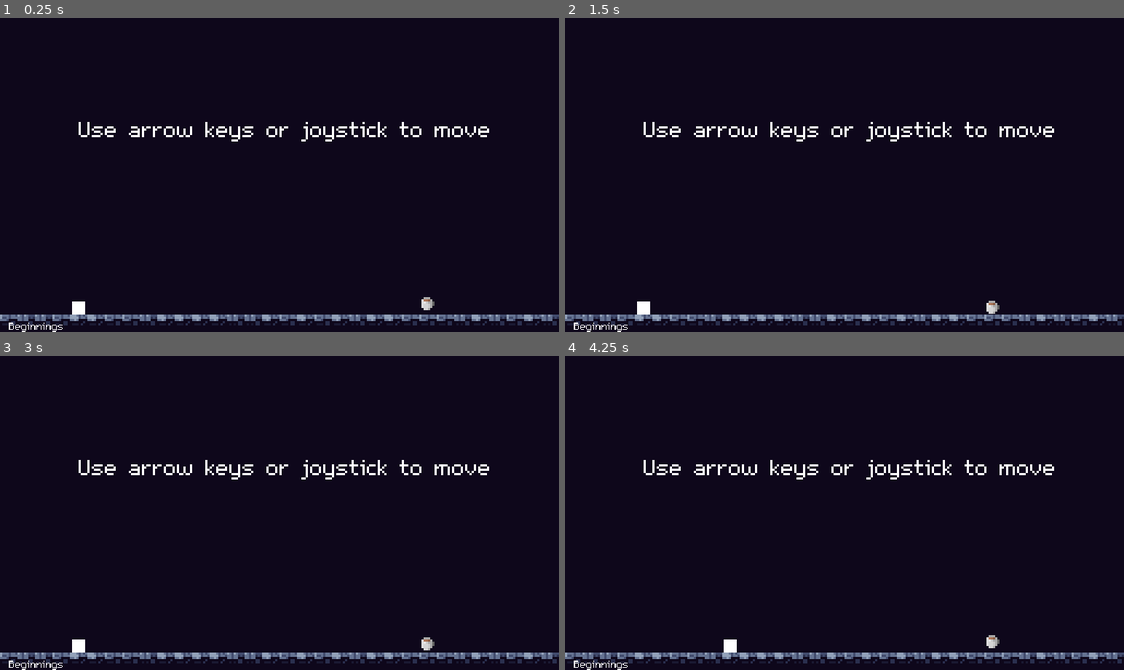
Above: before the commit, frames 1-4 (two rows, left to right).
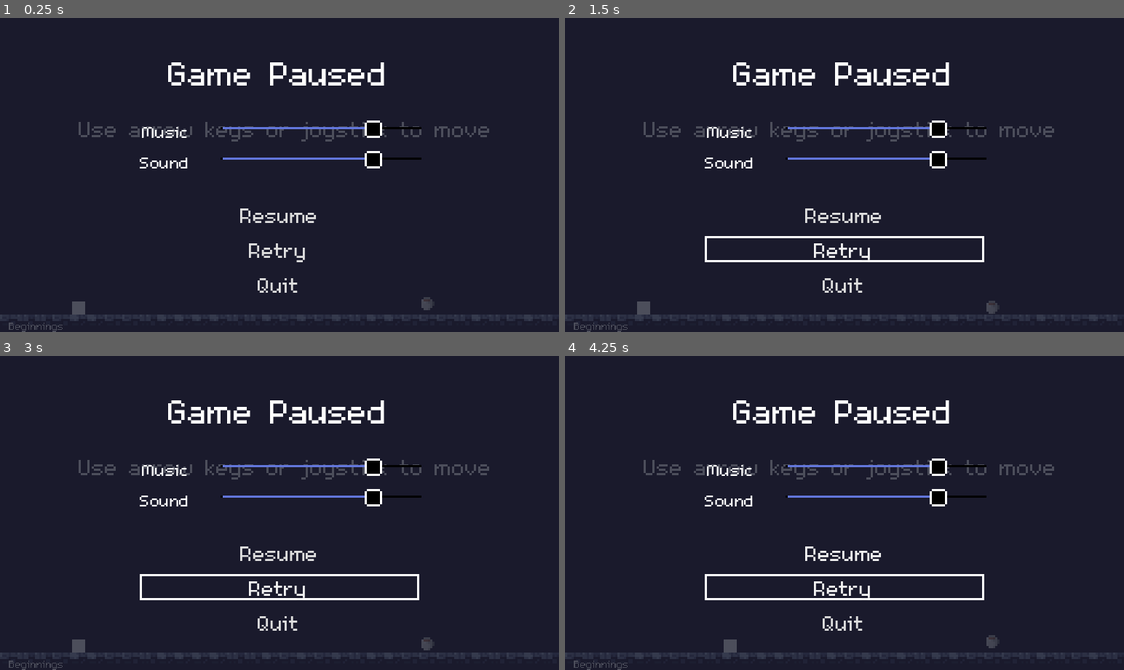
Above: after the commit, the same moments.

Repository: ReusableChopsticks/Platformer2024
Game: Godot game, scene res://scenes/levels/manager/level_manager.tscn
Same seed, same stepped clock (60 frames per second), same inputs: the game is played once before the commit and once after it.
Inputs (mouse positions are in pixels of both pictures, inside the frame that each line leads up to):
- Up to frame 1 (0.25 s): no input
- Up to frame 2 (1.5 s): click (844, 212) at 0.5 s, where only the run after the commit has a clickable "Resume"; click (844, 250) at 1.25 s, where only the run after the commit has a clickable "Retry"
- Up to frame 3 (3 s): click (279, 588) at 2 s, where only the run after the commit has a clickable "Retry"; click (279, 588) at 2.75 s, where only the run after the commit has a clickable "Retry"
- Up to frame 4 (4.25 s): tap Enter at 3.5 s; hold Right (right) from 3.53 s (still down); tap Z (dash) at 3.6 s; tap Up (jump) at 3.77 s

The runs differ from the first frame. In frame 1, 5.4% of the frame differs, in the area x 0-100%, y 14-100%; in frame 2, 6.1%; in frame 3, 6.1%; in frame 4, 6.1%.

Commit message:
pause menu UI and themes created

Diff:
--- /dev/null
+++ b/scenes/UI/PauseMenu.gd
@@ -0,0 +1,11 @@
+extends CanvasLayer
+
+# Called when the node enters the scene tree for the first time.
+func _ready():
+	pass # Replace with function body.
+
+
+# Called every frame. 'delta' is the elapsed time since the previous frame.
+func _process(delta):
+	if Input.is_action_just_pressed("ui_cancel"):
+		visible = !visible
--- a/scenes/audio/audio_manager.tscn
+++ b/scenes/audio/audio_manager.tscn
@@ -43,7 +43,6 @@
 
 [node name="Clair De Lune" type="AudioStreamPlayer" parent="Music"]
 stream = ExtResource("3_ew6me")
-autoplay = true
 bus = &"BGM"
 
 [node name="EnvironmentSFX" type="Node" parent="."]
--- a/scenes/levels/manager/level_manager.tscn
+++ b/scenes/levels/manager/level_manager.tscn
@@ -37,8 +37,171 @@
 [ext_resource type="PackedScene" uid="uid://f5o0jbqywaok" path="res://scenes/levels/world_2/ladder_clutch.tscn" id="32_jv6c1"]
 [ext_resource type="PackedScene" uid="uid://clk3mq6s1ta3f" path="res://scenes/levels/world_2/breakout.tscn" id="33_312m2"]
 [ext_resource type="PackedScene" uid="uid://dc2dod50w21ql" path="res://scenes/levels/world_2/rebound_mastery.tscn" id="33_jwq2b"]
+[ext_resource type="Script" path="res://scenes/UI/PauseMenu.gd" id="38_il0dv"]
+[ext_resource type="FontFile" uid="uid://j43alihwpgfl" path="res://themes/m5x7.ttf" id="39_qp6aw"]
+[ext_resource type="Texture2D" uid="uid://bclb8rtjlunx1" path="res://scenes/UI/8x8_button_frame.png" id="40_wpvlg"]
+
+[sub_resource type="StyleBoxEmpty" id="StyleBoxEmpty_tiaex"]
+
+[sub_resource type="StyleBoxFlat" id="StyleBoxFlat_ioy3h"]
+bg_color = Color(0, 0, 0, 0)
+border_width_left = 1
+border_width_top = 1
+border_width_right = 1
+border_width_bottom = 1
+border_color = Color(1, 1, 1, 1)
+
+[sub_resource type="StyleBoxEmpty" id="StyleBoxEmpty_d32yy"]
+
+[sub_resource type="StyleBoxEmpty" id="StyleBoxEmpty_pif44"]
+
+[sub_resource type="StyleBoxFlat" id="StyleBoxFlat_ipc6h"]
+bg_color = Color(0.384664, 0.464652, 0.859799, 1)
+
+[sub_resource type="StyleBoxFlat" id="StyleBoxFlat_g1s4u"]
+bg_color = Color(0.503408, 0.562315, 0.859799, 1)
+
+[sub_resource type="StyleBoxLine" id="StyleBoxLine_2qk6p"]
+
+[sub_resource type="Theme" id="Theme_2teyy"]
+Button/colors/font_color = Color(0.875, 0.875, 0.875, 1)
+Button/colors/font_disabled_color = Color(0.875, 0.875, 0.875, 0.5)
+Button/colors/font_focus_color = Color(0.95, 0.95, 0.95, 1)
+Button/colors/font_hover_color = Color(0.95, 0.95, 0.95, 1)
+Button/colors/font_hover_pressed_color = Color(1, 1, 1, 1)
+Button/colors/font_outline_color = Color(1, 1, 1, 1)
+Button/colors/font_pressed_color = Color(1, 1, 1, 1)
+Button/colors/icon_disabled_color = Color(1, 1, 1, 0.4)
+Button/colors/icon_focus_color = Color(1, 1, 1, 1)
+Button/colors/icon_hover_color = Color(1, 1, 1, 1)
+Button/colors/icon_hover_pressed_color = Color(1, 1, 1, 1)
+Button/colors/icon_normal_color = Color(1, 1, 1, 1)
+Button/colors/icon_pressed_color = Color(1, 1, 1, 1)
+Button/constants/h_separation = 4
+Button/constants/icon_max_width = 0
+Button/constants/outline_size = 0
+Button/font_sizes/font_size = 15
+Button/fonts/font = ExtResource("39_qp6aw")
+Button/styles/focus = SubResource("StyleBoxEmpty_tiaex")
+Button/styles/hover = SubResource("StyleBoxFlat_ioy3h")
+Button/styles/normal = SubResource("StyleBoxEmpty_d32yy")
+Button/styles/pressed = SubResource("StyleBoxEmpty_pif44")
+HSlider/icons/grabber = ExtResource("40_wpvlg")
+HSlider/icons/grabber_disabled = ExtResource("40_wpvlg")
+HSlider/icons/grabber_highlight = ExtResource("40_wpvlg")
+HSlider/styles/grabber_area = SubResource("StyleBoxFlat_ipc6h")
+HSlider/styles/grabber_area_highlight = SubResource("StyleBoxFlat_g1s4u")
+HSlider/styles/slider = SubResource("StyleBoxLine_2qk6p")
+Label/font_sizes/font_size = 24
+
+[sub_resource type="Theme" id="Theme_b8767"]
+Button/colors/font_color = Color(0.875, 0.875, 0.875, 1)
+Button/colors/font_disabled_color = Color(0.875, 0.875, 0.875, 0.5)
+Button/colors/font_focus_color = Color(0.95, 0.95, 0.95, 1)
+Button/colors/font_hover_color = Color(0.95, 0.95, 0.95, 1)
+Button/colors/font_hover_pressed_color = Color(1, 1, 1, 1)
+Button/colors/font_outline_color = Color(1, 1, 1, 1)
+Button/colors/font_pressed_color = Color(1, 1, 1, 1)
+Button/colors/icon_disabled_color = Color(1, 1, 1, 0.4)
+Button/colors/icon_focus_color = Color(1, 1, 1, 1)
+Button/colors/icon_hover_color = Color(1, 1, 1, 1)
+Button/colors/icon_hover_pressed_color = Color(1, 1, 1, 1)
+Button/colors/icon_normal_color = Color(1, 1, 1, 1)
+Button/colors/icon_pressed_color = Color(1, 1, 1, 1)
+Button/constants/h_separation = 4
+Button/constants/icon_max_width = 0
+Button/constants/outline_size = 0
+Button/fonts/font = ExtResource("39_qp6aw")
+Button/styles/focus = SubResource("StyleBoxEmpty_tiaex")
+Button/styles/hover = SubResource("StyleBoxFlat_ioy3h")
+Button/styles/normal = SubResource("StyleBoxEmpty_d32yy")
+Button/styles/pressed = SubResource("StyleBoxEmpty_pif44")
+HSlider/icons/grabber = ExtResource("40_wpvlg")
+HSlider/icons/grabber_disabled = ExtResource("40_wpvlg")
+HSlider/icons/grabber_highlight = ExtResource("40_wpvlg")
+HSlider/styles/grabber_area = SubResource("StyleBoxFlat_ipc6h")
+HSlider/styles/grabber_area_highlight = SubResource("StyleBoxFlat_g1s4u")
+HSlider/styles/slider = SubResource("StyleBoxLine_2qk6p")
+Label/font_sizes/font_size = 12
 
 [node name="LevelManager" type="Node"]
 script = ExtResource("1_qejvj")
 world_1 = Array[PackedScene]([ExtResource("2_ro4rt"), ExtResource("3_3mnyf"), ExtResource("4_mcfw1"), ExtResource("5_7x …(303 unchanged characters)…
 world_2 = Array[PackedScene]([ExtResource("3_kx67w"), ExtResource("19_wss2l"), ExtResource("20_iafgb"), ExtResource("21 …(410 unchanged characters)…
+
+[node name="PauseMenu" type="CanvasLayer" parent="."]
+script = ExtResource("38_il0dv")
+
+[node name="ColorRect" type="ColorRect" parent="PauseMenu"]
+offset_right = 256.0
+offset_bottom = 144.0
+grow_horizontal = 2
+grow_vertical = 2
+color = Color(0.113725, 0.121569, 0.188235, 0.792157)
+
+[node name="MarginContainer" type="MarginContainer" parent="PauseMenu"]
+anchors_preset = 15
+anchor_right = 1.0
+anchor_bottom = 1.0
+grow_horizontal = 2
+grow_vertical = 2
+theme = SubResource("Theme_2teyy")
+theme_override_constants/margin_left = 64
+theme_override_constants/margin_right = 64
+
+[node name="VBoxContainer" type="VBoxContainer" parent="PauseMenu/MarginContainer"]
+layout_mode = 2
+theme_override_constants/separation = 13
+alignment = 1
+
+[node name="PausedLabel" type="Label" parent="PauseMenu/MarginContainer/VBoxContainer"]
+layout_mode = 2
+text = "Game Paused"
+horizontal_alignment = 1
+
+[node name="GridContainer" type="GridContainer" parent="PauseMenu/MarginContainer/VBoxContainer"]
+layout_mode = 2
+theme = SubResource("Theme_b8767")
+theme_override_constants/h_separation = 15
+columns = 2
+
+[node name="MusicSliderLabel" type="Label" parent="PauseMenu/MarginContainer/VBoxContainer/GridContainer"]
+layout_mode = 2
+text = "Music
+"
+horizontal_alignment = 1
+
+[node name="MusicSlider" type="HSlider" parent="PauseMenu/MarginContainer/VBoxContainer/GridContainer"]
+layout_mode = 2
+size_flags_horizontal = 3
+max_value = 1.0
+step = 0.05
+value = 0.8
+
+[node name="SoundSliderLabel" type="Label" parent="PauseMenu/MarginContainer/VBoxContainer/GridContainer"]
+layout_mode = 2
+text = "Sound"
+horizontal_alignment = 1
+
+[node name="SoundSlider" type="HSlider" parent="PauseMenu/MarginContainer/VBoxContainer/GridContainer"]
+layout_mode = 2
+size_flags_horizontal = 3
+max_value = 1.0
+step = 0.05
+value = 0.8
+
+[node name="VBoxContainer" type="VBoxContainer" parent="PauseMenu/MarginContainer/VBoxContainer"]
+layout_mode = 2
+
+[node name="ResumeButton" type="Button" parent="PauseMenu/MarginContainer/VBoxContainer/VBoxContainer"]
+layout_mode = 2
+text = "Resume"
+
+[node name="RetryButton" type="Button" parent="PauseMenu/MarginContainer/VBoxContainer/VBoxContainer"]
+layout_mode = 2
+text = "Retry"
+
+[node name="QuitButton" type="Button" parent="PauseMenu/MarginContainer/VBoxContainer/VBoxContainer"]
+layout_mode = 2
+text = "Quit
+"
--- a/scenes/levels/world_2/rebound_mastery.tscn
+++ b/scenes/levels/world_2/rebound_mastery.tscn
@@ -13,43 +13,3 @@
 [node name="TileMap" parent="." index="2"]
 layer_0/tile_data = PackedInt32Array(589808, 196608, 4, 589809, 262144, 2, 589810, 262144, 3, 589811, 196608, 2, 589812 …(2610 unchanged characters)…
 layer_2/tile_data = PackedInt32Array(6, 4, 131072, 7, 4, 131072, 8, 4, 131072, -327680, 1179648, 12, -393216, 1179648,  …(3026 unchanged characters)…
-
-[connection signal="body_entered" from="TileMap/RightSpike" to="TileMap/RightSpike" method="_on_body_entered"]
-[connection signal="body_entered" from="TileMap/@Area2D@23455" to="TileMap/@Area2D@23455" method="_on_body_entered"]
-[connection signal="body_entered" from="TileMap/@Area2D@23456" to="TileMap/@Area2D@23456" method="_on_body_entered"]
-[connection signal="body_entered" from="TileMap/UpSpike" to="TileMap/UpSpike" method="_on_body_entered"]
-[connection signal="body_entered" from="TileMap/@Area2D@23457" to="TileMap/@Area2D@23457" method="_on_body_entered"]
-[connection signal="body_entered" from="TileMap/LeftSpike" to="TileMap/LeftSpike" method="_on_body_entered"]
-[connection signal="body_entered" from="TileMap/@Area2D@23458" to="TileMap/@Area2D@23458" method="_on_body_entered"]
-[connection signal="body_entered" from="TileMap/DownSpike" to="TileMap/DownSpike" method="_on_body_entered"]
-[connection signal="body_entered" from="TileMap/@Area2D@23461" to="TileMap/@Area2D@23461" method="_on_body_entered"]
-[connection signal="body_entered" from="TileMap/@Area2D@23462" to="TileMap/@Area2D@23462" method="_on_body_entered"]
-[connection signal="body_entered" from="TileMap/@Area2D@23463" to="TileMap/@Area2D@23463" method="_on_body_entered"]
-[connection signal="body_entered" from="TileMap/@Area2D@23464" to="TileMap/@Area2D@23464" method="_on_body_entered"]
-[connection signal="body_entered" from="TileMap/@Area2D@23465" to="TileMap/@Area2D@23465" method="_on_body_entered"]
-[connection signal="body_entered" from="TileMap/@Area2D@23466" to="TileMap/@Area2D@23466" method="_on_body_entered"]
-[connection signal="body_entered" from="TileMap/@Area2D@23467" to="TileMap/@Area2D@23467" method="_on_body_entered"]
-[connection signal="body_entered" from="TileMap/@Area2D@23468" to="TileMap/@Area2D@23468" method="_on_body_entered"]
-[connection signal="body_entered" from="TileMap/@Area2D@23469" to="TileMap/@Area2D@23469" method="_on_body_entered"]
-[connection signal="body_entered" from="TileMap/@Area2D@23470" to="TileMap/@Area2D@23470" method="_on_body_entered"]
-[connection signal="body_entered" from="TileMap/@Area2D@23471" to="TileMap/@Area2D@23471" method="_on_body_entered"]
-[connection signal="body_entered" from="TileMap/@Area2D@23472" to="TileMap/@Area2D@23472" method="_on_body_entered"]
-[connection signal="body_entered" from="TileMap/@Area2D@23473" to="TileMap/@Area2D@23473" method="_on_body_entered"]
-[connection signal="body_entered" from="TileMap/@Area2D@23474" to="TileMap/@Area2D@23474" method="_on_body_entered"]
-[connection signal="body_entered" from="TileMap/@Area2D@23475" to="TileMap/@Area2D@23475" method="_on_body_entered"]
-[connection signal="body_entered" from="TileMap/@Area2D@23476" to="TileMap/@Area2D@23476" method="_on_body_entered"]
-[connection signal="body_entered" from="TileMap/@Area2D@23477" to="TileMap/@Area2D@23477" method="_on_body_entered"]
-[connection signal="body_entered" from="TileMap/@Area2D@23478" to="TileMap/@Area2D@23478" method="_on_body_entered"]
-[connection signal="body_entered" from="TileMap/@Area2D@23479" to="TileMap/@Area2D@23479" method="_on_body_entered"]
-[connection signal="body_entered" from="TileMap/@Area2D@23480" to="TileMap/@Area2D@23480" method="_on_body_entered"]
-[connection signal="body_entered" from="TileMap/@Area2D@23481" to="TileMap/@Area2D@23481" method="_on_body_entered"]
-[connection signal="body_entered" from="TileMap/@Area2D@23482" to="TileMap/@Area2D@23482" method="_on_body_entered"]
-[connection signal="body_entered" from="TileMap/@Area2D@23483" to="TileMap/@Area2D@23483" method="_on_body_entered"]
-[connection signal="body_entered" from="TileMap/@Area2D@23484" to="TileMap/@Area2D@23484" method="_on_body_entered"]
-[connection signal="body_entered" from="TileMap/@Area2D@23485" to="TileMap/@Area2D@23485" method="_on_body_entered"]
-[connection signal="body_entered" from="TileMap/@Area2D@23486" to="TileMap/@Area2D@23486" method="_on_body_entered"]
-[connection signal="body_entered" from="TileMap/@Area2D@23487" to="TileMap/@Area2D@23487" method="_on_body_entered"]
-[connection signal="body_entered" from="TileMap/@Area2D@23488" to="TileMap/@Area2D@23488" method="_on_body_entered"]
-[connection signal="body_entered" from="TileMap/@Area2D@24396" to="TileMap/@Area2D@24396" method="_on_body_entered"]
-[connection signal="body_entered" from="TileMap/@Area2D@24397" to="TileMap/@Area2D@24397" method="_on_body_entered"]
-[connection signal="body_entered" from="TileMap/@Area2D@24398" to="TileMap/@Area2D@24398" method="_on_body_entered"]
Binary file added: scenes/UI/8x8_button_frame.png
Not shown, added: scenes/UI/8x8_button_frame.png.import
Not shown: 1 places in scenes/levels/manager/level_manager.tscn that only renumber resources
